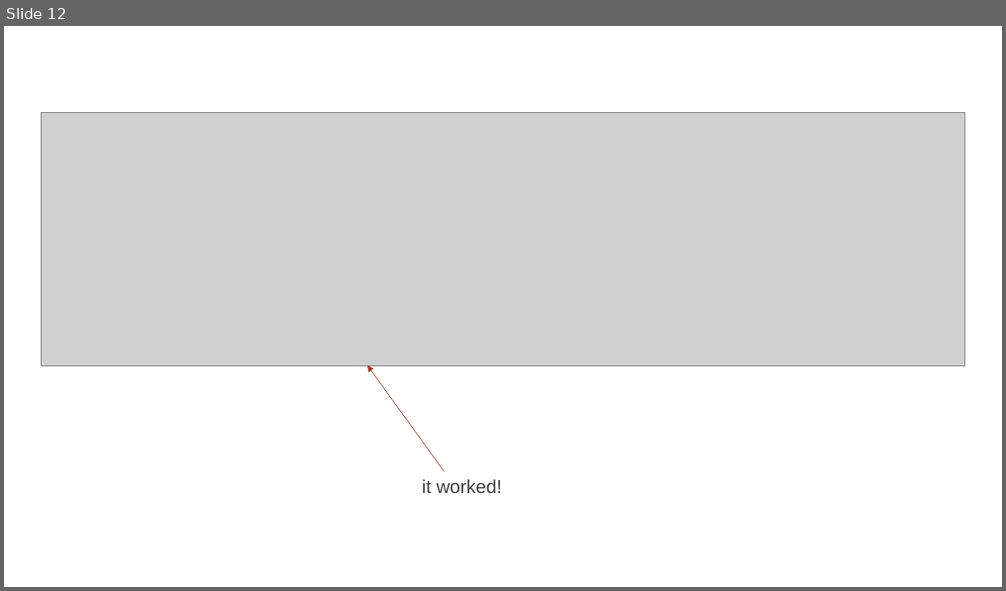
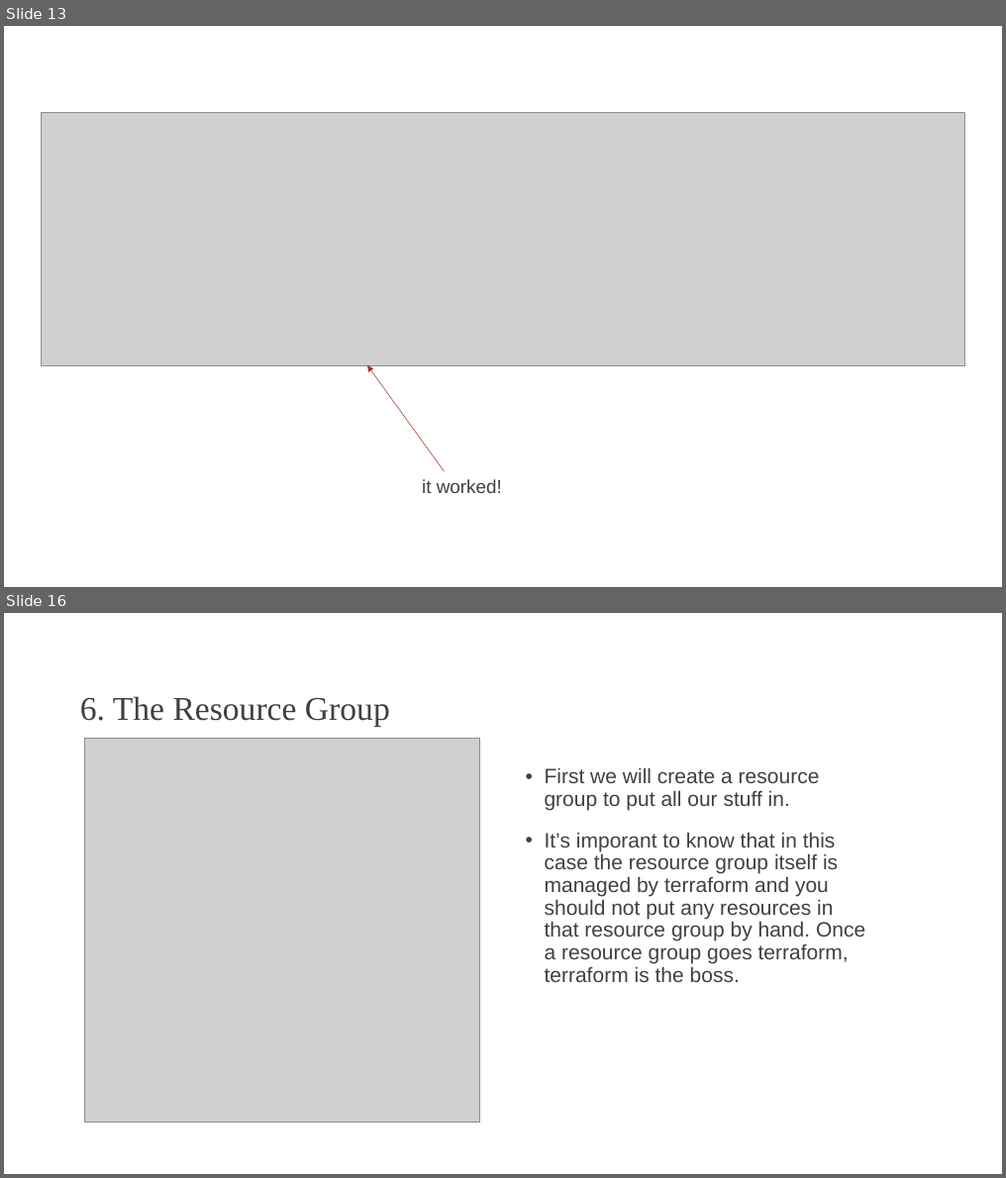
Before and after one commit to johnverbiest/Terraform101-KnowledgeShare, a slide deck: Terraform 101.pptx. Shown one above the other, each under a label of ours: slide 12 before the commit, slides 13 and 16 after it; the slides between them are not shown. The pictures are 1006x591 and 1006x1178 pixels, drawn with LibreOffice and Linux fonts; fonts in the diff are those of the drawing; grey boxes stand for pictures; background and template pictures are left out. Boxes give left, top, right and bottom in pixels: in the first picture for what was removed or moved away, otherwise in the second. Text is boxed around its words. In the diff, an @@ line names an element or a change of style, - is before the commit and + after.

Commit message:
Added a resource group

```diff
--- a/Terraform 101.pptx
+++ b/Terraform 101.pptx
@@ slide 16 added at (4,613,1002,1174), background picture (left out) @@
@@ title added at (80,696,390,727), 32 pt, text #404040 @@
+6. The Resource Group
@@ picture added at (85,738,480,1122) @@
@@ text added at (545,767,865,982), 20 pt, text #404040 @@
+• First we will create a resource group to put all our stuff in.
+• It’s imporant to know that in this case the resource group itself is managed by terraform and you should not put any resources in that resource group by hand. Once a resource group goes terraform, terraform is the boss.
@@ what was slide 12 is now slide 13 @@
```
Also in this commit, not shown: 2 slides changed, 5 other slides added, 1 other file.
